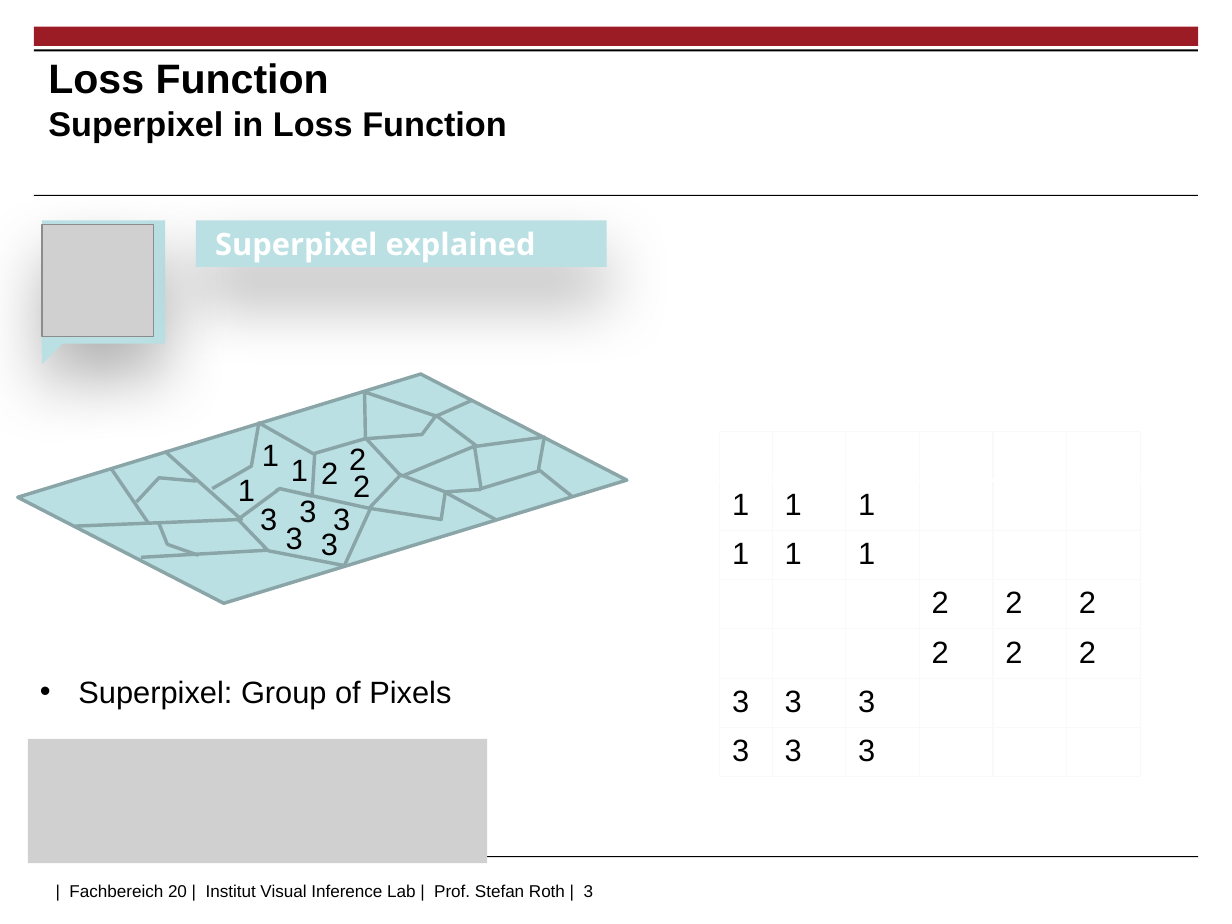
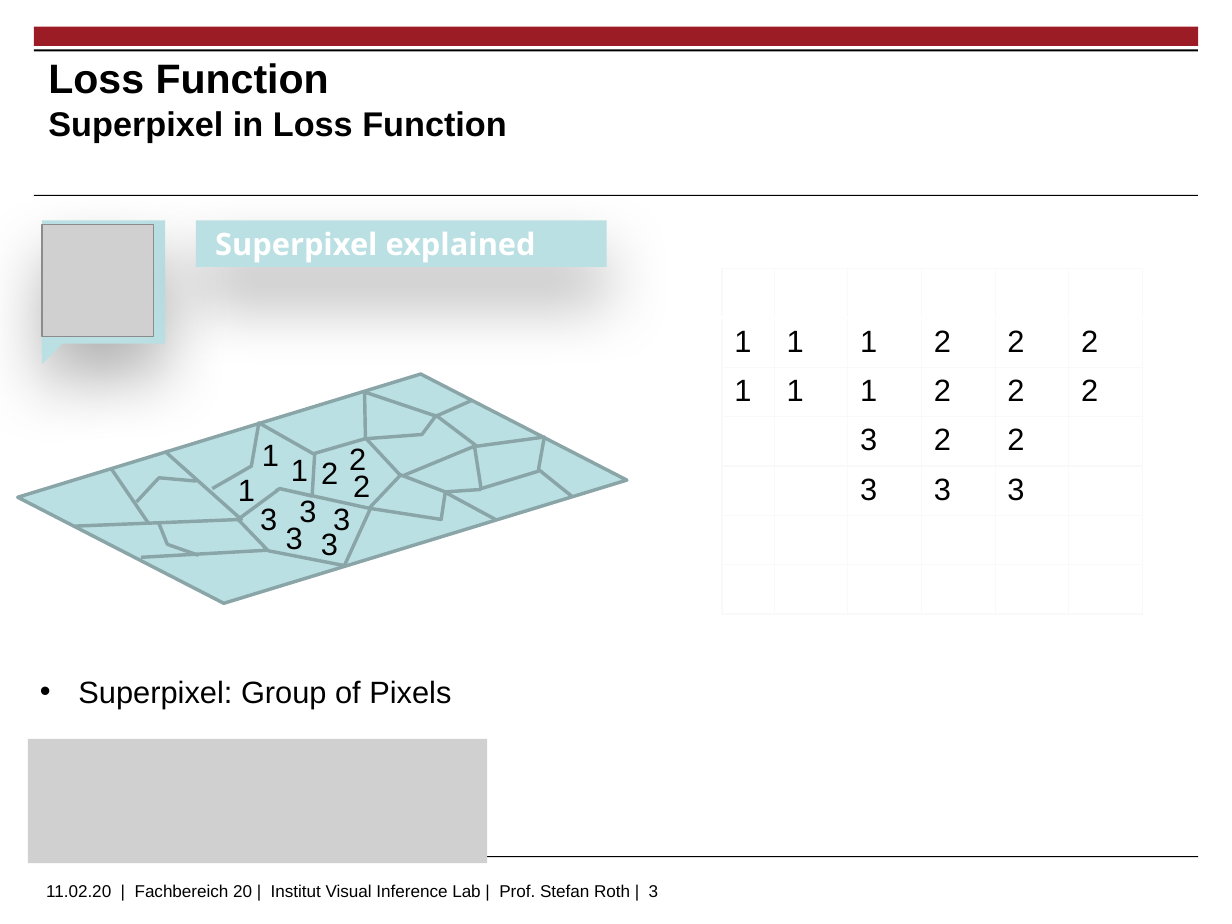
Before and after one commit to jhd-old/Deep-Learning-Lab, a slide deck: slide 3 of meetings/2020_02_14_endterm/endterm_final_Korbi.pptx. Drawn at 1232x924 pixels with LibreOffice and Linux fonts; fonts in the diff are those of the drawing; grey boxes stand for pictures; background and template pictures are left out. Boxes give left, top, right and bottom in pixels: in the first picture for what was removed or moved away, otherwise in the second. Text is boxed around its words. In the diff, an @@ line names an element or a change of style, - is before the commit and + after.

Commit message:
presentation

```diff
--- a/meetings/2020_02_14_endterm/endterm_final_Korbi.pptx
+++ b/meetings/2020_02_14_endterm/endterm_final_Korbi.pptx
@@ table at (722, 269, 1143, 614) @@
-row 2: 1 | 1 | 1 |  |  | 
+row 2: 1 | 1 | 1 | 2 | 2 | 2
-row 3: 1 | 1 | 1 |  |  | 
+row 3: 1 | 1 | 1 | 2 | 2 | 2
-row 4, column 3: 
+row 4, column 3: 3
-row 4, column 6: 2
+row 4, column 6: 
-row 5:  |  |  | 2 | 2 | 2
+row 5:  |  | 3 | 3 | 3 | 
-row 6: 3 | 3 | 3 |  |  | 
+row 6:  |  |  |  |  | 
-row 7: 3 | 3 | 3 |  |  | 
+row 7:  |  |  |  |  | 
@@ table: place and size @@
-table at (719, 431, 1141, 776)
+table at (722, 269, 1143, 614)
@@ text at (46, 884, 659, 897): text changed @@
-| Fachbereich 20 | Institut Visual Inference Lab | Prof. Stefan Roth | 3
+11.02.20 | Fachbereich 20 | Institut Visual Inference Lab | Prof. Stefan Roth | 3
```
Also in this commit, not shown: 8 other slides changed.
